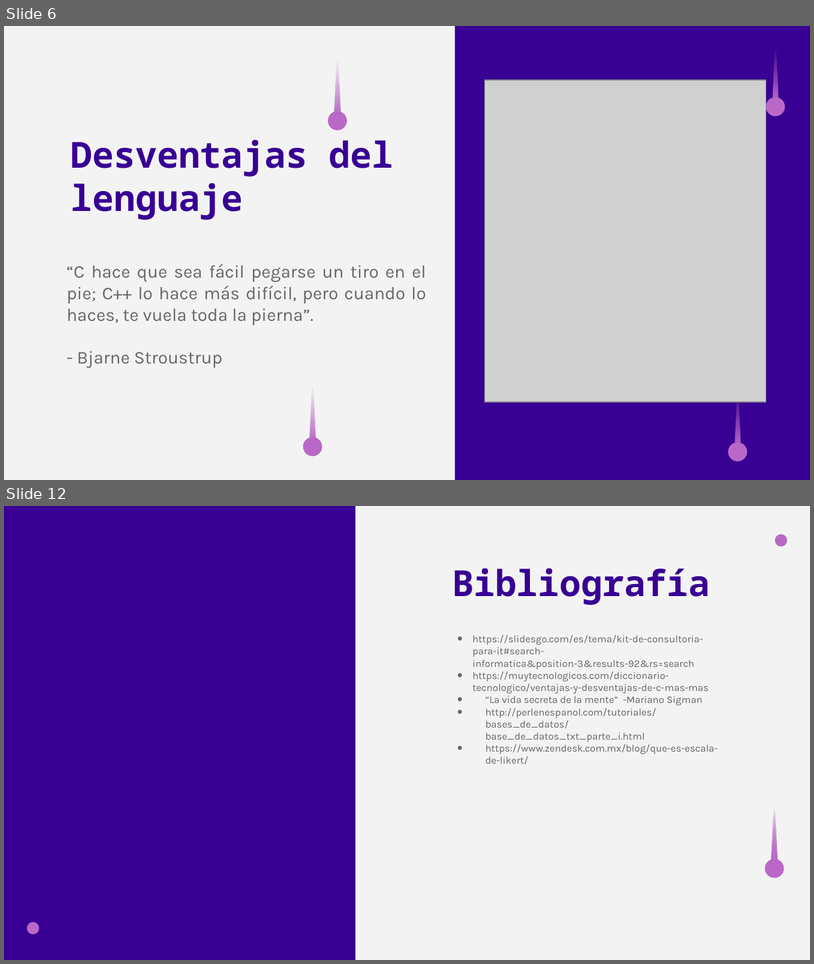
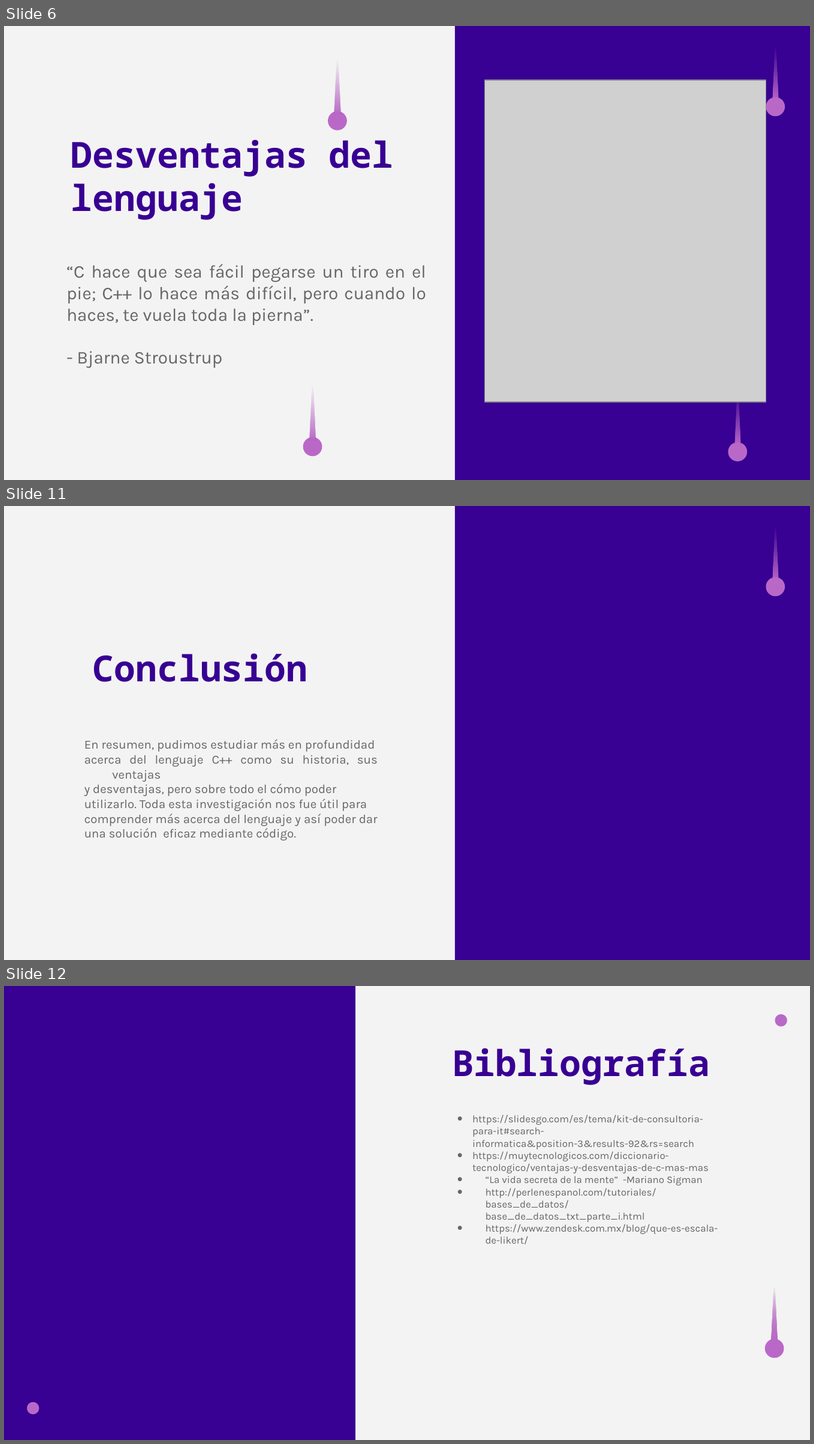
Before and after one commit to LucianoMartinez21/Catedra_1_C-, a slide deck: Presentacion_Fundamentos.pptx. Shown one above the other, each under a label of ours: slides 6 and 12 before the commit, slides 6, 11 and 12 after it; the slides between them are not shown. The pictures are 814x964 and 814x1444 pixels, drawn with LibreOffice and Linux fonts; fonts in the diff are those of the drawing; grey boxes stand for pictures. Boxes give left, top, right and bottom in pixels: in the first picture for what was removed or moved away, otherwise in the second. Text is boxed around its words. In the diff, an @@ line names an element or a change of style, - is before the commit and + after.

```diff
--- a/Presentacion_Fundamentos.pptx
+++ b/Presentacion_Fundamentos.pptx
@@ slide 11 added at (4, 506, 810, 960), background #F3F3F3; not listed: 3 template elements that a slide beside it also shows @@
@@ title added at (93, 653, 308, 682), 32 pt, text #380093, bold @@
+Conclusión
@@ subtitle added at (84, 739, 378, 840), 11 pt, text #666666 @@
+En resumen, pudimos estudiar más en profundidad
+acerca del lenguaje C++ como su historia, sus ventajas
+y desventajas, pero sobre todo el cómo poder
+utilizarlo. Toda esta investigación nos fue útil para
+comprender más acerca del lenguaje y así poder dar
+una solución eficaz mediante código.
```
Also in this commit, not shown: 1 slide removed.
